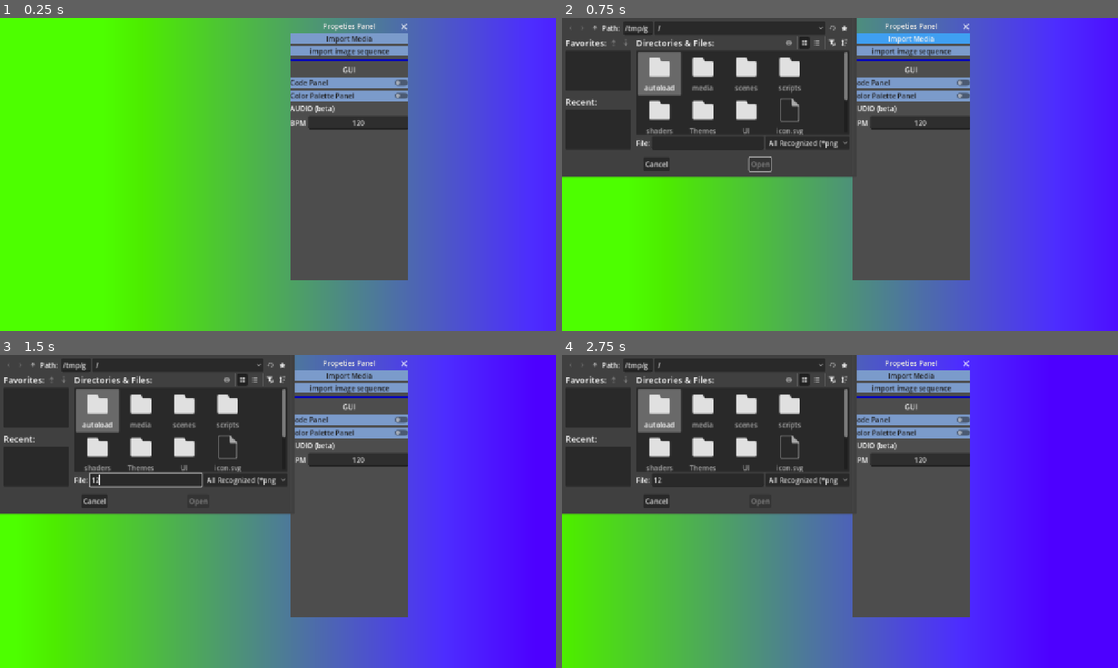
Above: before the commit, frames 1-4 (two rows, left to right).
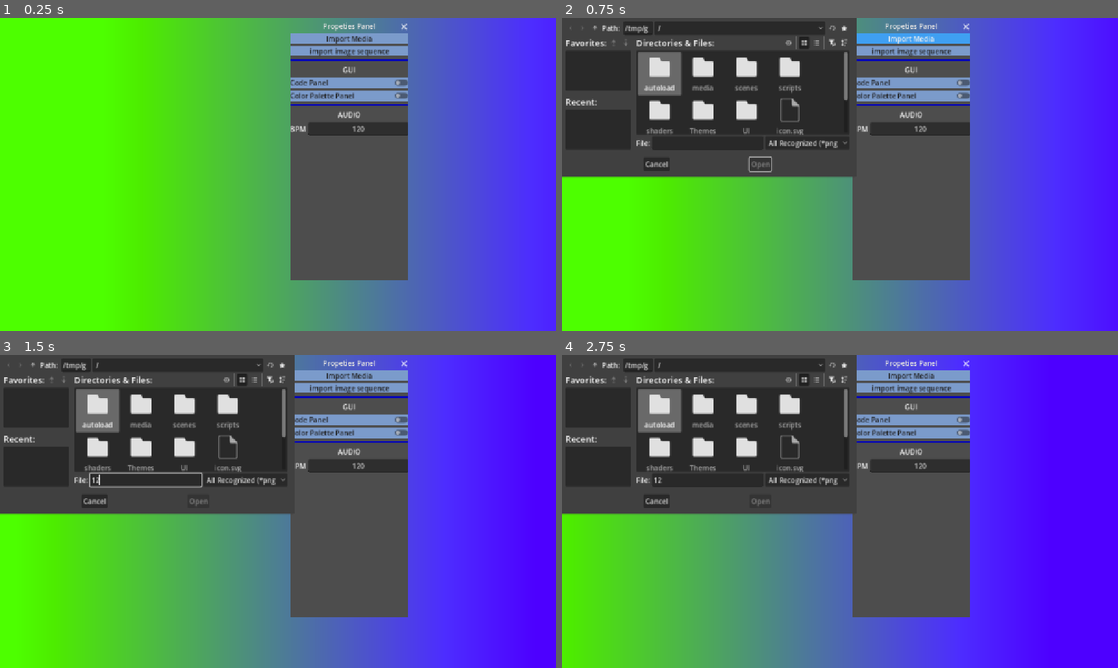
Above: after the commit, the same moments.

Repository: Juju-brz/GDVJ-2
Game: Godot game, scene res://scenes/main.tscn
Two runs of this game, one before a commit and one after it. Both use one fixed random seed, a clock stepped at 60 frames per second and the inputs below. The engine's default icon, where the game draws it, is replaced by a stand-in: a white triangle on a blue panel in a dark square.
Inputs (mouse positions are in pixels of both pictures, inside the frame that each line leads up to):
- Up to frame 1 (0.25 s): no input
- Up to frame 2 (0.75 s): click "Import Media" at 0.5 s
- Up to frame 3 (1.5 s): click (144, 480) at 1.27 s; type "12" at 1.35 s
- Up to frame 4 (2.75 s): click (584, 364) at 2 s

The runs differ from the first frame. In frame 1, 1.0% of the frame differs, in the area x 52-74%, y 27-38%; in frame 2, 1.1%; in frame 3, 1.1%, in the area x 17-74%, y 2-42%; in frame 4, 1.1%.

Commit message:
Clean Code and add color to PI and TAU

Diff:
--- a/UI/SyntaxColor2.tres
+++ b/UI/SyntaxColor2.tres
@@ -7,6 +7,8 @@
 member_variable_color = Color(0.9589761, 0.6601775, 0.754872, 1)
 keyword_colors = {
 "COLOR": Color(0.8039216, 0.4745098, 0.1882353, 1),
+"PI": Color(0.8039216, 0.4745098, 0.1882353, 1),
+"TAU": Color(0.8039216, 0.4745098, 0.1882353, 1),
 "TIME": Color(0.8039216, 0.4745098, 0.1882353, 1),
 "UV": Color(0.805388, 0.47427702, 0.1897483, 1),
 "VERTEX": Color(0.8039216, 0.4745098, 0.1882353, 1),
--- a/autoload/Global.gd
+++ b/autoload/Global.gd
@@ -2,24 +2,26 @@
 
 
 var ShaderFrag : String = """shader_type canvas_item;
-uniform int BPM = 120;
+
+uniform float BPM = 120; // Default Value
+
 void fragment() {
 	vec3 color1 = vec3(1.0, 0.5, 0.0); //orange
 	vec3 color2 = vec3(0.3, 0.4, 0.7); //blue
 	vec3 color3 = vec3(0.3, 1.0, 0.3); // green
 
 	// SOUND CAPTATION //
-	//int BPM = 120;
-	int minute = 60;
-	int beat = BPM / minute;
-	float rythm = TIME * (float(beat));
+	//float minute = 60.0;
+	float BPS = BPM / 60.0; //Beat per second
+	//float rythm = TIME * (float(beat));
 	//float phase = fract(beat);
+	float onde = sin(TIME * BPS * TAU);
 
 	// CENTER UV //
 	vec2 uv = UV * 2.0 - 1.0;
 	uv.x *= 16.0 / 9.0;
 
-	vec3 color = mix(color3, color2, uv.x + sin(TIME * float(beat)));
+	vec3 color = mix(color3, color2, uv.x + onde);
 
 	// OUTPUT //
 	COLOR = vec4(color, 1.0);
@@ -29,4 +31,4 @@
 signal color_changed(bg_color: Color)
 
 var mouse_activation : bool = true
-var BPM : String = "120"
+var BPM : String = "120.0"
--- a/scenes/main.tscn
+++ b/scenes/main.tscn
@@ -13,11 +13,12 @@
 shader = ExtResource("3_tefeu")
 shader_parameter/BPM = 120.0
 
-[node name="Main" type="Node2D" unique_id=642545413 node_paths=PackedStringArray("sub_viewport", "texRect", "Code")]
+[node name="Main" type="Node2D" unique_id=642545413 node_paths=PackedStringArray("sub_viewport", "texRect", "Code", "BPM_Line_Edit")]
 script = ExtResource("1_jyhfs")
 sub_viewport = NodePath("SubViewport")
 texRect = NodePath("CanvasLayer/TextureRect")
 Code = NodePath("SubViewport/ColorRect")
+BPM_Line_Edit = NodePath("UI/Propeties_Panel/Window/VBoxContainer/HBoxContainer/BPM_Line_Edit")
 
 [node name="SubViewport" type="SubViewport" parent="." unique_id=130595857]
 size = Vector2i(1280, 720)
@@ -61,7 +62,7 @@
 filters = PackedStringArray("*png", "*.jpg", "*.jpeg", "*.svg")
 use_native_dialog = true
 
-[node name="UI" type="Control" parent="." unique_id=1981191330 node_paths=PackedStringArray("color_palette", "Code_line", "BPM_Line_Edit")]
+[node name="UI" type="Control" parent="." unique_id=1981191330 node_paths=PackedStringArray("color_palette", "Code_line")]
 layout_mode = 3
 anchors_preset = 15
 anchor_right = 1.0
@@ -72,7 +73,6 @@
 script = ExtResource("5_o6xl0")
 color_palette = NodePath("Color_Palette/Window")
 Code_line = NodePath("CodeLine/Control")
-BPM_Line_Edit = NodePath("Propeties_Panel/Window/VBoxContainer/HBoxContainer/BPM_Line_Edit")
 
 [node name="Color_Palette" type="Control" parent="UI" unique_id=726714338 node_paths=PackedStringArray("color_picker")]
 layout_mode = 1
@@ -175,9 +175,13 @@
 layout_mode = 2
 text = "Function (Alpha)"
 
+[node name="HSeparator2" type="HSeparator" parent="UI/Propeties_Panel/Window/VBoxContainer" unique_id=1453738857]
+layout_mode = 2
+
 [node name="Label" type="Label" parent="UI/Propeties_Panel/Window/VBoxContainer" unique_id=865681601]
 layout_mode = 2
-text = "AUDIO (beta)"
+text = "AUDIO"
+horizontal_alignment = 1
 
 [node name="HBoxContainer" type="HBoxContainer" parent="UI/Propeties_Panel/Window/VBoxContainer" unique_id=506101977]
 layout_mode = 2
@@ -186,16 +190,6 @@
 layout_mode = 2
 text = "BPM"
 horizontal_alignment = 1
-
-[node name="BPM_Text" type="TextEdit" parent="UI/Propeties_Panel/Window/VBoxContainer/HBoxContainer" unique_id=1357009830]
-visible = false
-layout_mode = 2
-size_flags_horizontal = 3
-text = "120"
-context_menu_enabled = false
-virtual_keyboard_show_on_focus = false
-scroll_fit_content_height = true
-scroll_fit_content_width = true
 
 [node name="BPM_Line_Edit" type="LineEdit" parent="UI/Propeties_Panel/Window/VBoxContainer/HBoxContainer" unique_id=420750488]
 layout_mode = 2
@@ -225,8 +219,6 @@
 [connection signal="button_up" from="UI/Propeties_Panel/Window/VBoxContainer/CheckColorPalette" to="UI" method="_on_check_color_palette_button_up"]
 [connection signal="pressed" from="UI/Propeties_Panel/Window/VBoxContainer/CheckColorPalette" to="UI" method="_on_check_color_palette_pressed"]
 [connection signal="toggled" from="UI/Propeties_Panel/Window/VBoxContainer/CheckColorPalette" to="UI" method="_on_check_color_palette_toggled"]
-[connection signal="text_changed" from="UI/Propeties_Panel/Window/VBoxContainer/HBoxContainer/BPM_Text" to="UI" method="_on_bpm_text_text_changed"]
-[connection signal="text_set" from="UI/Propeties_Panel/Window/VBoxContainer/HBoxContainer/BPM_Text" to="UI" method="_on_bpm_text_text_set"]
 [connection signal="text_submitted" from="UI/Propeties_Panel/Window/VBoxContainer/HBoxContainer/BPM_Line_Edit" to="." method="_on_bpm_line_edit_text_submitted"]
 [connection signal="text_submitted" from="UI/Propeties_Panel/Window/VBoxContainer/HBoxContainer/BPM_Line_Edit" to="UI" method="_on_bpm_line_edit_text_submitted"]
 
--- a/scripts/mainWindow.gd
+++ b/scripts/mainWindow.gd
@@ -5,8 +5,7 @@
 @export var Code : ColorRect
 signal color(BGColor : Color)
 var switch = true
-
-var test = 200
+@export var BPM_Line_Edit : LineEdit
 
 func _ready() -> void:
 	var tex: ViewportTexture = $SubViewport.get_texture()
@@ -16,7 +15,7 @@
 		texRect.texture = tex
 
 	#file_dialog.file_selected.connect(on_file_selected)
-	test_func()
+	bpm_changed()
 
 func _process(delta: float) -> void:
 	GLOBAL.color_changed.emit(Code.color)
@@ -26,16 +25,14 @@
 	Code.material.shader.code = code
 	color.emit(Code.color)
 
-func _input(event: InputEvent) -> void:
-	if Input.is_action_just_pressed("sound_BPM"):
-		test_func()
 
-func test_func():
+func bpm_changed():
+	GLOBAL.BPM = BPM_Line_Edit.text
 	var bpmfloat = GLOBAL.BPM
 	var mat := Code.material as ShaderMaterial
 	mat.set_shader_parameter("BPM", bpmfloat)
-	print("proute")
-
+	print("BPM submitted")
+	print("BPM value", GLOBAL.BPM)
 
 func _on_bpm_line_edit_text_submitted(new_text: String) -> void:
-	test_func()
+	bpm_changed()
--- a/scripts/ui.gd
+++ b/scripts/ui.gd
@@ -3,10 +3,6 @@
 #@export var color_palette : Control
 @export var color_palette : Window
 @export var Code_line : Window
-@export var BPM_Line_Edit : LineEdit
-#func _on_check_color_palette_button_down() -> void:
-	#color_palette.hide()
-
 
 
 func _on_check_color_palette_toggled(toggled_on: bool) -> void:
@@ -15,20 +11,3 @@
 
 func _on_check_code_toggled(toggled_on: bool) -> void:
 	Code_line.visible = toggled_on
-
-
-
-func _on_bpm_text_text_changed() -> void:
-	pass
-	#print("BPM change")
-
-
-func _on_bpm_text_text_set() -> void:
-	print("BPM is set")
-
-
-func _on_bpm_line_edit_text_submitted(new_text: String) -> void:
-	print("BPM submitted")
-	GLOBAL.BPM = BPM_Line_Edit.text
-	print("BPM value", GLOBAL.BPM)
-	pass # Replace with function body.
